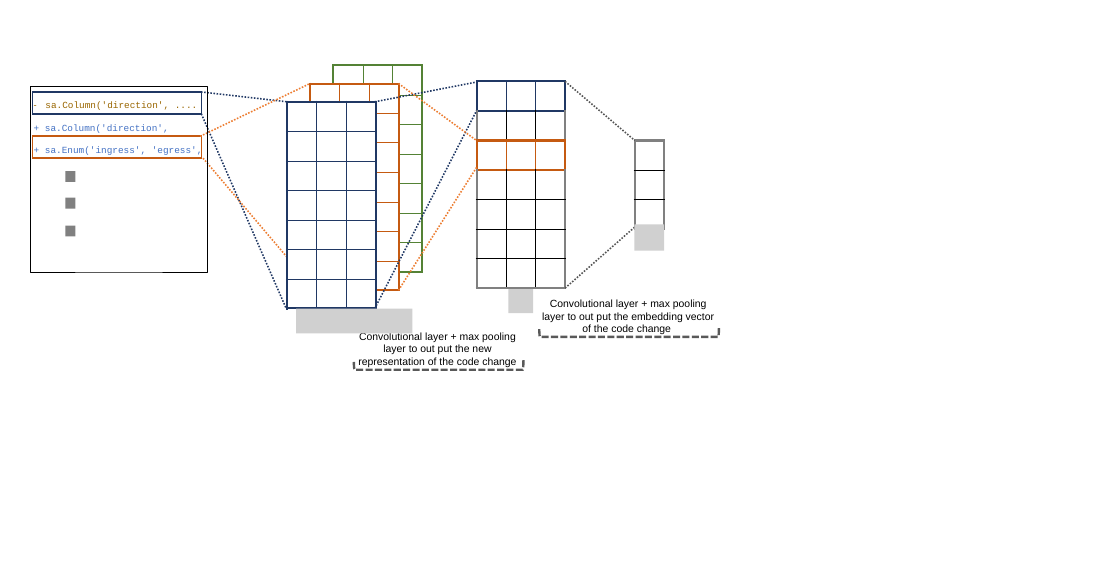
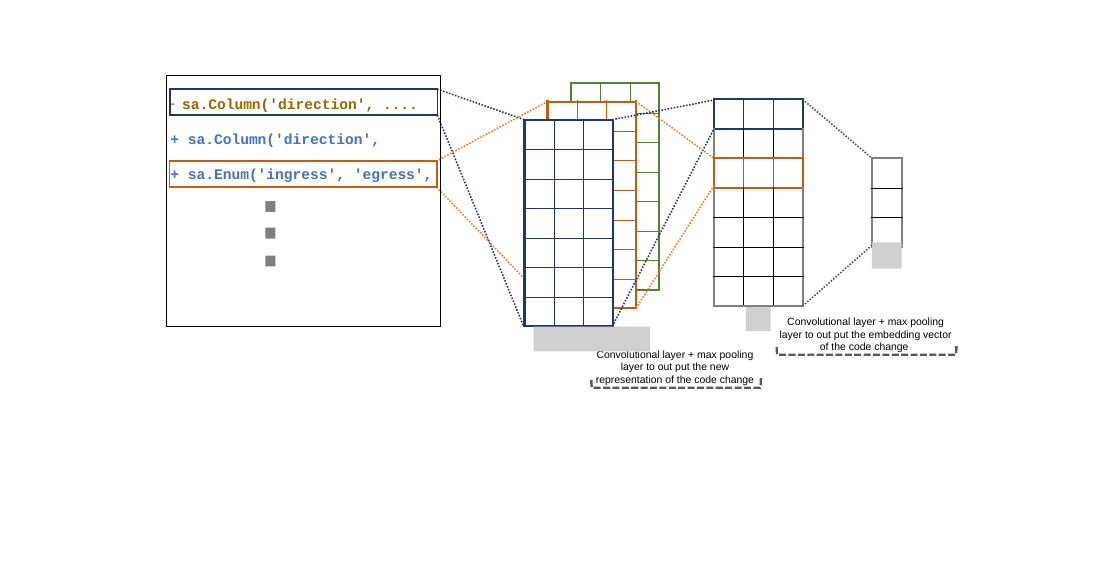
Before and after one commit to hvdthong/Just-in-time-DF-paper, a slide deck: slide 4 of figs/figures.pptx. Drawn at 1120x561 pixels with LibreOffice and Linux fonts; fonts in the diff are those of the drawing; grey boxes stand for pictures. Boxes give left, top, right and bottom in pixels: in the first picture for what was removed or moved away, otherwise in the second. Text is boxed around its words. In the diff, an @@ line names an element or a change of style, - is before the commit and + after.

```diff
--- a/figs/figures.pptx
+++ b/figs/figures.pptx
@@ rectangle "sa.Column('direction', ...." resized from (x1=30, y1=87, x2=207, y2=272) to (x1=167, y1=75, x2=441, y2=327) @@
@@ rectangle "sa.Column('direction', ...." at (x1=167, y1=75, x2=441, y2=327): size 18 to 28 pt, bold on @@
@@ rectangle resized from (x1=33, y1=92, x2=202, y2=114) to (x1=170, y1=89, x2=437, y2=115) @@
@@ line moved from (201, 92) - (287, 102) to (437, 89) - (525, 120) @@
@@ line moved from (200, 136) - (310, 84) to (436, 161) - (547, 102) @@
@@ line moved from (201, 114) - (286, 309) to (437, 115) - (524, 327) @@
@@ 6 lines, 3 tables, 1 right bracket moved together from (x1=310, y1=81, x2=664, y2=370) to (x1=547, y1=99, x2=902, y2=388) @@
@@ 2 texts, 2 tables, 1 right bracket moved together from (x1=287, y1=65, x2=719, y2=367) to (x1=525, y1=83, x2=956, y2=385) @@
@@ rectangle resized from (x1=33, y1=136, x2=202, y2=158) to (x1=169, y1=161, x2=437, y2=187) @@
@@ line moved from (203, 158) - (314, 289) to (436, 187) - (551, 307) @@
@@ 3 rectangles moved together from (x1=65, y1=171, x2=75, y2=237) to (x1=265, y1=201, x2=276, y2=266) @@
@@ picture removed at (x1=634, y1=224, x2=664, y2=250) @@
@@ picture added at (x1=872, y1=242, x2=902, y2=268) @@
@@ picture removed at (x1=508, y1=289, x2=533, y2=313) @@
@@ picture removed at (x1=296, y1=309, x2=412, y2=333) @@
@@ picture added at (x1=534, y1=327, x2=650, y2=351) @@
@@ picture added at (x1=746, y1=307, x2=771, y2=331) @@
```
Also in this commit, not shown: 2 other slides changed, 1 slide added, 1 other file.
